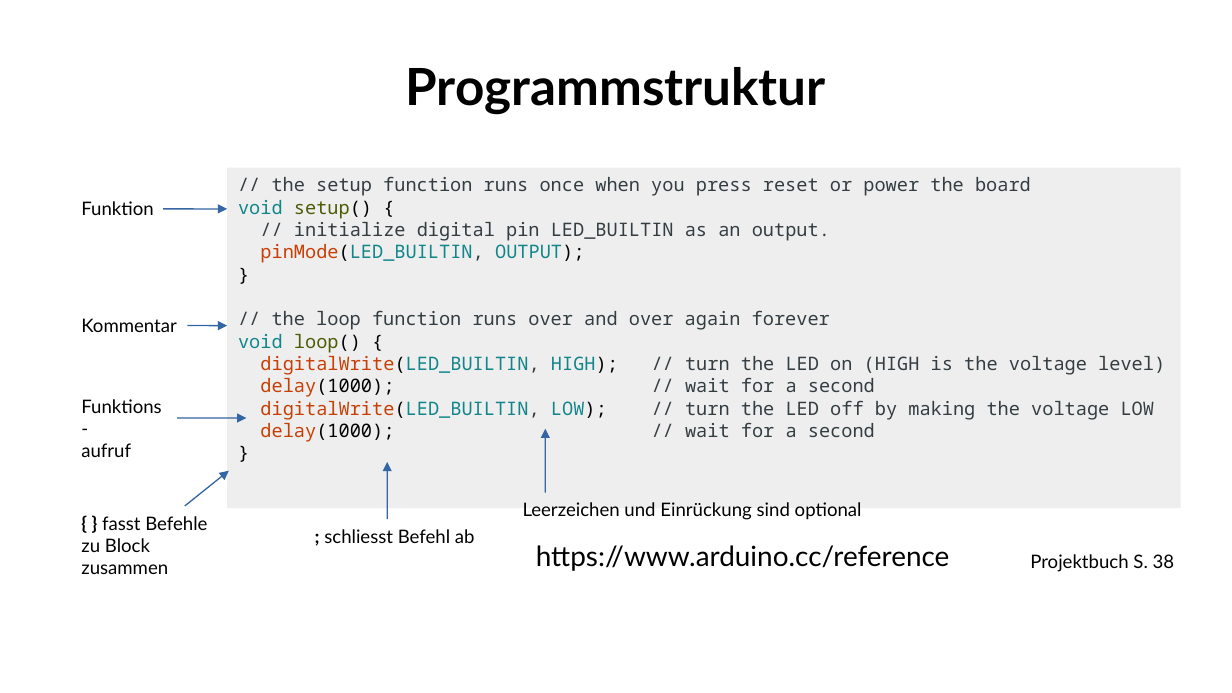
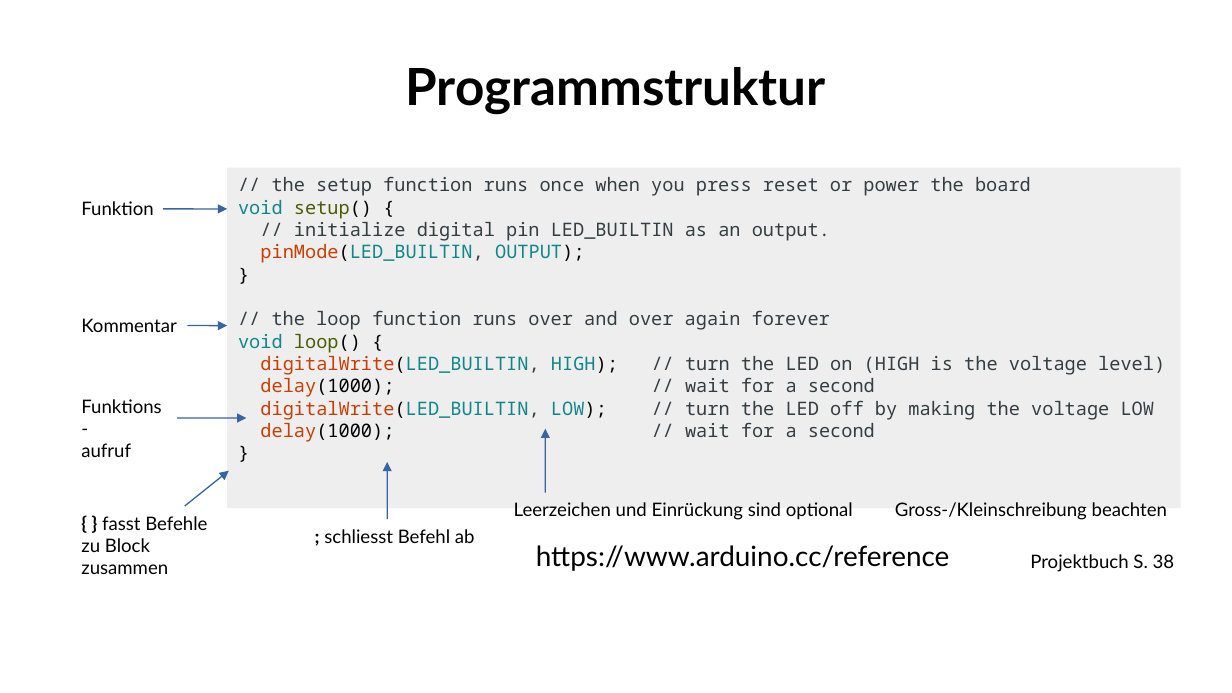
Before and after one commit to fablabwinti/workshop-arduino-1, a slide deck: slide 12 of ArduinoI.odp. Drawn at 1232x693 pixels with LibreOffice and Linux fonts; fonts in the diff are those of the drawing; background and template pictures are left out. Boxes give left, top, right and bottom in pixels: in the first picture for what was removed or moved away, otherwise in the second. Text is boxed around its words. In the diff, an @@ line names an element or a change of style, - is before the commit and + after.

Commit message:
Move case sensitivity to an earlier slide.
The question invariably comes up at that time.

```diff
--- a/ArduinoI.odp
+++ b/ArduinoI.odp
@@ text "Leerzeichen und Einrückung sind optional": place and size @@
-text "Leerzeichen und Einrückung sind optional" at [523, 502, 862, 520]
+text "Leerzeichen und Einrückung sind optional" at [514, 502, 853, 520]
@@ text added at [895, 502, 1167, 520], 12 pt, text #000000 @@
+Gross-/Kleinschreibung beachten
```
Also in this commit, not shown: 1 other slide changed.
